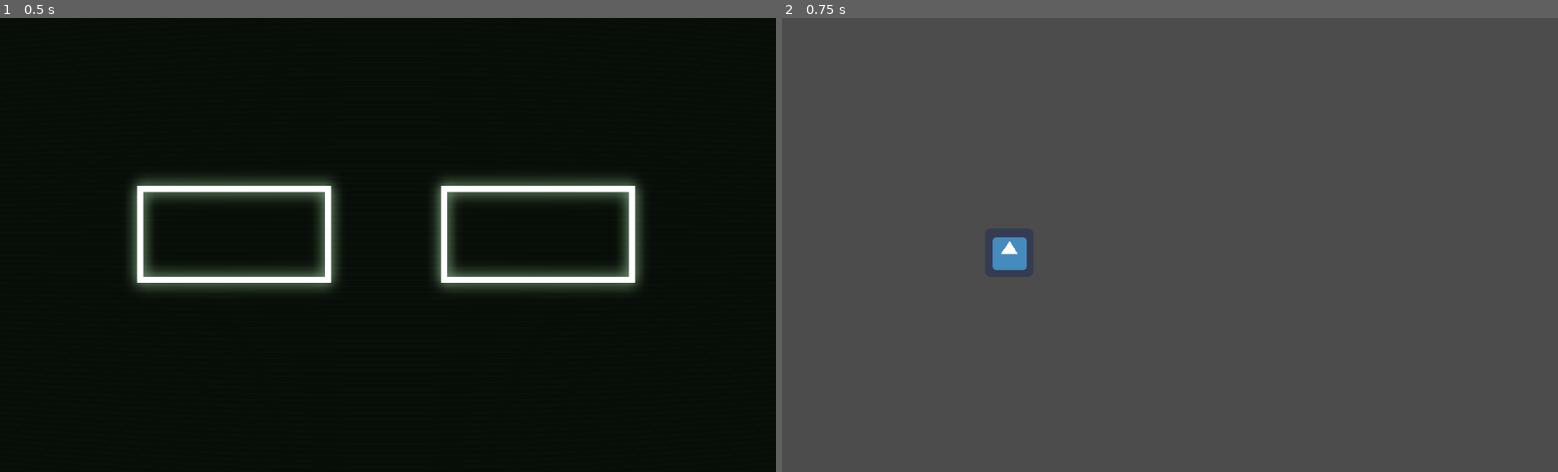
Above: before the commit, frames 1-2 (left to right).
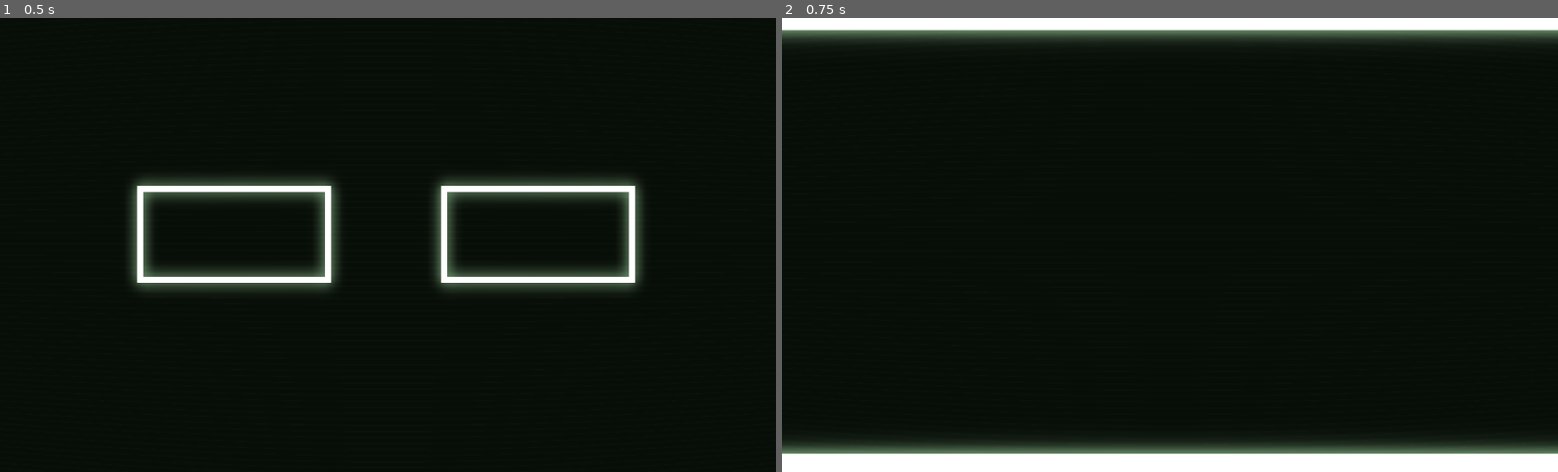
Above: after the commit, the same moments.

Repository: LDiazN/portal_breaker
Game: Godot game, scene res://Menu/Main_Menu.tscn
The game is run twice, just before and just after one commit, with the same random seed, the same clock (stepped at 60 frames per second) and the same inputs. The project has no main scene, so this scene is started directly. The engine's default icon, where the game draws it, is replaced by a stand-in: a white triangle on a blue panel in a dark square.
Inputs:
- Up to frame 1 (0.5 s): no input
- Up to frame 2 (0.75 s): click "Play" at 0.5 s

Frame 1 is identical in both runs. In frame 2, 98% of the frame differs, in the area x 0-100%, y 0-100%.

Commit message:
started playable scene and game UI

Diff:
--- a/portal_brick/Playable_Scenes/PlayScene.tscn
+++ b/portal_brick/Playable_Scenes/PlayScene.tscn
@@ -1,9 +1,104 @@
-[gd_scene load_steps=2 format=2]
+[gd_scene load_steps=8 format=2]
 
-[ext_resource path="res://icon.png" type="Texture" id=1]
+[ext_resource path="res://tilemap/template_pong.png" type="Texture" id=1]
+[ext_resource path="res://Menu/fonts/typed.ttf" type="DynamicFontData" id=2]
+[ext_resource path="res://tilemap/block_map_1B.tscn" type="PackedScene" id=3]
+[ext_resource path="res://tilemap/block_map_2B.tscn" type="PackedScene" id=4]
+[ext_resource path="res://Visuals/filter.tscn" type="PackedScene" id=5]
+
+[sub_resource type="RectangleShape2D" id=1]
+extents = Vector2( 512, 16 )
+
+[sub_resource type="DynamicFont" id=2]
+size = 22
+font_data = ExtResource( 2 )
 
 [node name="PlayScene" type="Node2D"]
 
-[node name="icon" type="Sprite" parent="."]
-position = Vector2( 300, 310 )
+[node name="BackGround" type="ColorRect" parent="."]
+margin_right = 1025.0
+margin_bottom = 600.0
+color = Color( 0.0117647, 0.0235294, 0.0117647, 1 )
+
+[node name="Wall2" type="StaticBody2D" parent="."]
+editor/display_folded = true
+modulate = Color( 0.764706, 1, 0.760784, 1 )
+position = Vector2( 290, 592 )
+__meta__ = {
+"_edit_lock_": true
+}
+
+[node name="wall" type="Sprite" parent="Wall2"]
+position = Vector2( 222.5, 0 )
+scale = Vector2( 8.00781, 1 )
 texture = ExtResource( 1 )
+
+[node name="CollisionShape2D" type="CollisionShape2D" parent="Wall2"]
+position = Vector2( 224, 0 )
+shape = SubResource( 1 )
+
+[node name="Wall" type="StaticBody2D" parent="."]
+editor/display_folded = true
+modulate = Color( 0.764706, 1, 0.760784, 1 )
+position = Vector2( 290, 0 )
+__meta__ = {
+"_edit_group_": true,
+"_edit_lock_": true
+}
+
+[node name="wall" type="Sprite" parent="Wall"]
+position = Vector2( 222.5, 0 )
+scale = Vector2( 8.00781, 1 )
+texture = ExtResource( 1 )
+
+[node name="CollisionShape2D" type="CollisionShape2D" parent="Wall"]
+position = Vector2( 224, 0 )
+shape = SubResource( 1 )
+
+[node name="UI" type="MarginContainer" parent="."]
+margin_right = 1025.0
+margin_bottom = 600.0
+size_flags_horizontal = 3
+size_flags_vertical = 3
+
+[node name="VBoxContainer" type="VBoxContainer" parent="UI"]
+margin_right = 1025.0
+margin_bottom = 600.0
+size_flags_horizontal = 3
+size_flags_vertical = 3
+
+[node name="VBoxContainer" type="VBoxContainer" parent="UI/VBoxContainer"]
+margin_right = 1025.0
+margin_bottom = 570.0
+size_flags_horizontal = 3
+size_flags_vertical = 3
+
+[node name="HBoxContainer" type="HBoxContainer" parent="UI/VBoxContainer"]
+margin_top = 574.0
+margin_right = 1025.0
+margin_bottom = 600.0
+size_flags_horizontal = 3
+
+[node name="CenterContainer" type="CenterContainer" parent="UI/VBoxContainer/HBoxContainer"]
+margin_right = 1025.0
+margin_bottom = 26.0
+size_flags_horizontal = 3
+
+[node name="Score" type="Label" parent="UI/VBoxContainer/HBoxContainer/CenterContainer"]
+modulate = Color( 0, 0, 0, 1 )
+margin_left = 499.0
+margin_right = 525.0
+margin_bottom = 26.0
+custom_fonts/font = SubResource( 2 )
+text = "00"
+align = 1
+valign = 2
+
+[node name="TileMap_Squares" parent="." instance=ExtResource( 3 )]
+modulate = Color( 0.764706, 1, 0.760784, 1 )
+
+[node name="TileMap_Squares2" parent="." instance=ExtResource( 4 )]
+modulate = Color( 0.764706, 1, 0.760784, 1 )
+rotation = 1.5708
+
+[node name="filter" parent="." instance=ExtResource( 5 )]
--- a/portal_brick/project.godot
+++ b/portal_brick/project.godot
@@ -40,11 +40,6 @@
 "events": [ Object(InputEventKey,"resource_local_to_scene":false,"resource_name":"","device":0,"alt":false,"shift":false,"control":false,"meta":false,"command":false,"pressed":false,"scancode":16777233,"unicode":0,"echo":false,"script":null)
  ]
 }
-shoot_ball={
-"deadzone": 0.5,
-"events": [ Object(InputEventKey,"resource_local_to_scene":false,"resource_name":"","device":0,"alt":false,"shift":false,"control":false,"meta":false,"command":false,"pressed":false,"scancode":16777221,"unicode":0,"echo":false,"script":null)
- ]
-}
 
 [rendering]
 
--- a/portal_brick/tilemap/block_map_1B.tscn
+++ b/portal_brick/tilemap/block_map_1B.tscn
@@ -8,5 +8,4 @@
 cell_size = Vector2( 32, 32 )
 cell_custom_transform = Transform2D( 0, 0, 0, 0, 0, 0 )
 format = 1
-tile_data = PoolIntArray( 327685, 0, 0, 327686, 0, 0, 327687, 0, 0, 327688, 0, 0, 327689, 0, 0, 393218, 0, 0, 393219, 0, 0, 393220, 0, 0, 393225, 0, 0, 393226, 0, 0, 393227, 0, 0, 393228, 0, 0 )
 script = ExtResource( 2 )
--- a/portal_brick/tilemap/block_map_2B.tscn
+++ b/portal_brick/tilemap/block_map_2B.tscn
@@ -8,5 +8,4 @@
 cell_size = Vector2( 64, 32 )
 cell_custom_transform = Transform2D( 0, 0, 0, 0, 0, 0 )
 format = 1
-tile_data = PoolIntArray( 65538, 0, 0, 65539, 0, 0, 65540, 0, 0, 131075, 0, 0, 196609, 0, 0, 327685, 0, 0, 327686, 0, 0, 327687, 0, 0, 327688, 0, 0, 327689, 0, 0, 393218, 0, 0, 393219, 0, 0, 393220, 0, 0, 393225, 0, 0, 393226, 0, 0, 393227, 0, 0, 393228, 0, 0 )
 script = ExtResource( 2 )
